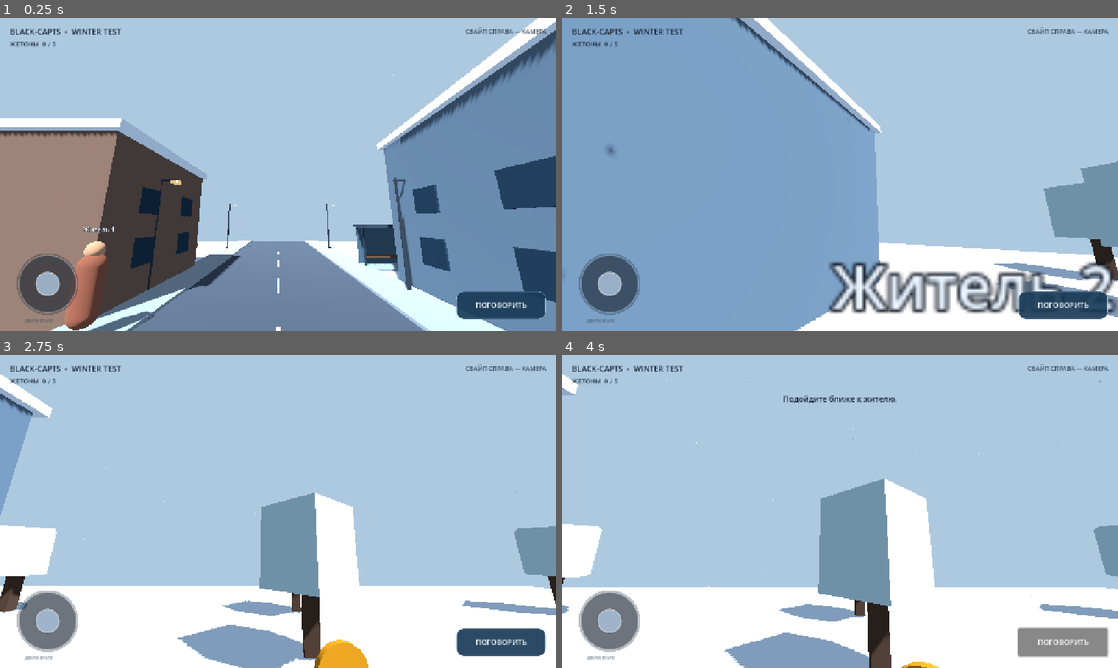
Above: before the commit, frames 1-4 (two rows, left to right).
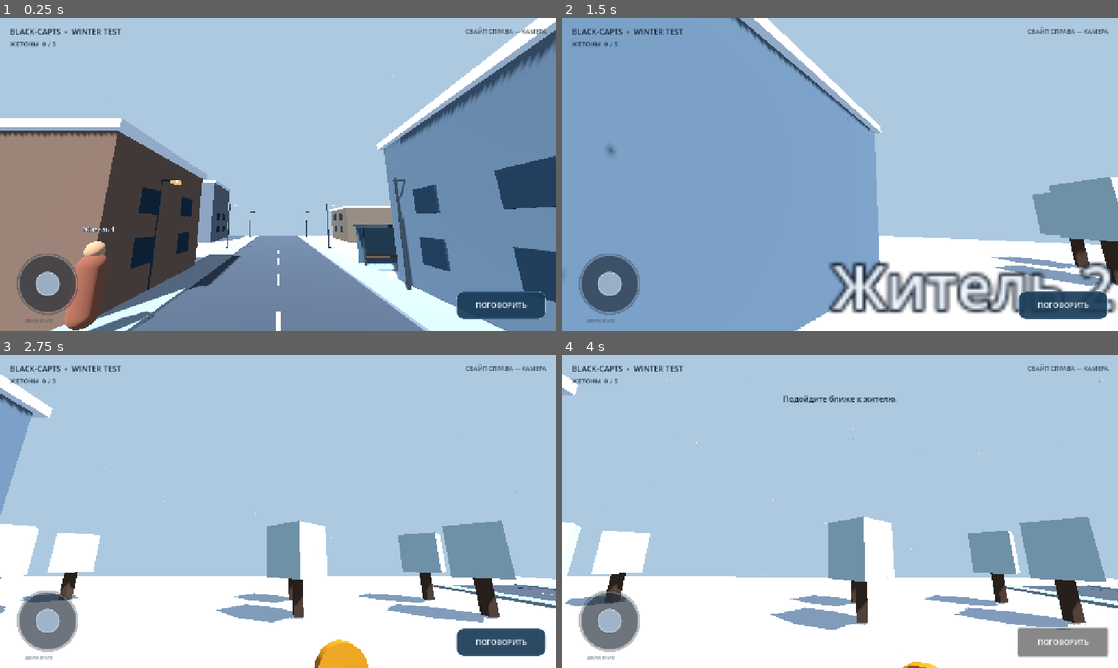
Above: after the commit, the same moments.

Repository: avioverse6-create/BLACK-CAPTS
Game: Godot game, scene res://scenes/main.tscn
Same seed, same stepped clock (60 frames per second), same inputs: the game is played once before the commit and once after it.
Inputs (mouse positions are in pixels of both pictures, inside the frame that each line leads up to):
- Up to frame 1 (0.25 s): no input
- Up to frame 2 (1.5 s): drag from (612, 284) to (895, 105) at 0.52 s; drag from (728, 190) to (812, 237) at 1.27 s
- Up to frame 3 (2.75 s): move the mouse to (333, 442) at 2.02 s; hold Right (ui_right) from 2.03 s (still down)
- Up to frame 4 (4 s): release Right (ui_right) at 2.75 s; drag from (812, 574) to (673, 464) at 2.77 s; click "ПОГОВОРИТЬ" at 3.5 s

The runs differ from the first frame. In frame 1, 2.3% of the frame differs, in the area x 35-71%, y 51-99%; in frame 2, 3.1%; in frame 3, 18%; in frame 4, 20%, in the area x 0-100%, y 8-100%.

Commit message:
Expand winter town with second street and new buildings

Diff:
--- a/scripts/main.gd
+++ b/scripts/main.gd
@@ -60,26 +60,42 @@
     add_child(snow)
 
 func _make_map() -> void:
-    _box("Snow ground", Vector3(0, -0.35, 0), Vector3(64, 0.6, 64), Color(0.83, 0.89, 0.94))
-    _box("Main road", Vector3(0, 0.0, 0), Vector3(8, 0.08, 64), Color(0.25, 0.29, 0.34))
-    for z in range(-29, 30, 5):
-        _box("Center line dash", Vector3(0, 0.055, z), Vector3(0.12, 0.02, 2.2), Color(0.88, 0.87, 0.76))
+    _box("Snow ground", Vector3(0, -0.35, 0), Vector3(88, 0.6, 88), Color(0.83, 0.89, 0.94))
+
+    # Main north-south avenue.
+    _box("Main road", Vector3(0, 0.0, 0), Vector3(8, 0.08, 88), Color(0.25, 0.29, 0.34))
+    for z in range(-40, 41, 5):
+        _box("Main center line dash", Vector3(0, 0.055, z), Vector3(0.12, 0.02, 2.2), Color(0.88, 0.87, 0.76))
+    _box("West sidewalk", Vector3(-5.0, 0.06, 0), Vector3(2.0, 0.18, 88), Color(0.54, 0.59, 0.64))
+    _box("East sidewalk", Vector3(5.0, 0.06, 0), Vector3(2.0, 0.18, 88), Color(0.54, 0.59, 0.64))
+
+    # A second street creates a real four-way junction and opens a new block.
+    _box("South district road", Vector3(0, 0.0, 27), Vector3(64, 0.08, 7), Color(0.25, 0.29, 0.34))
+    for x in range(-29, 30, 5):
+        _box("District center line dash", Vector3(x, 0.055, 27), Vector3(2.2, 0.02, 0.12), Color(0.88, 0.87, 0.76))
+    _box("District north sidewalk", Vector3(0, 0.06, 22.8), Vector3(64, 0.18, 1.4), Color(0.54, 0.59, 0.64))
+    _box("District south sidewalk", Vector3(0, 0.06, 31.2), Vector3(64, 0.18, 1.4), Color(0.54, 0.59, 0.64))
     for x in range(-3, 4):
-        _box("Crosswalk stripe", Vector3(x * 0.9, 0.06, -2.0), Vector3(0.58, 0.025, 2.8), Color(0.91, 0.93, 0.94))
-    _box("West sidewalk", Vector3(-5.0, 0.06, 0), Vector3(2.0, 0.18, 64), Color(0.54, 0.59, 0.64))
-    _box("East sidewalk", Vector3(5.0, 0.06, 0), Vector3(2.0, 0.18, 64), Color(0.54, 0.59, 0.64))
+        _box("Main crosswalk stripe", Vector3(x * 0.9, 0.06, -2.0), Vector3(0.58, 0.025, 2.8), Color(0.91, 0.93, 0.94))
+        _box("District crosswalk stripe", Vector3(x * 0.9, 0.06, 27.0), Vector3(0.58, 0.025, 2.5), Color(0.91, 0.93, 0.94))
 
     _building("Cabin", Vector3(-10, 0, -9), Vector3(9, 6, 8), Color(0.43, 0.34, 0.29))
     _building("Shop", Vector3(11, 0, -5), Vector3(10, 7, 9), Color(0.34, 0.42, 0.49))
     _building("House", Vector3(-11, 0, 12), Vector3(8, 5, 8), Color(0.48, 0.43, 0.37))
-
-    for x in [-22.0, -17.0, 17.0, 22.0]:
-        for z in [-20.0, -7.0, 8.0, 22.0]:
+    _building("North apartment", Vector3(-15, 0, -35), Vector3(10, 9, 10), Color(0.39, 0.43, 0.48))
+    _building("North garage", Vector3(15, 0, -35), Vector3(9, 5, 9), Color(0.42, 0.37, 0.32))
+    _building("South house", Vector3(-15, 0, 38), Vector3(10, 6, 9), Color(0.47, 0.39, 0.32))
+    _building("South workshop", Vector3(15, 0, 38), Vector3(11, 6, 9), Color(0.34, 0.40, 0.43))
+
+    for x in [-25.0, -21.0, 21.0, 25.0]:
+        for z in [-20.0, -7.0, 8.0, 17.0, 37.0]:
             _tree(Vector3(x, 0, z))
 
     for side in [-1.0, 1.0]:
-        for z in [-22.0, -8.0, 8.0, 22.0]:
+        for z in [-40.0, -22.0, -8.0, 8.0, 18.0, 38.0]:
             _street_lamp(Vector3(side * 5.55, 0, z))
+    for x in [-28.0, -14.0, 14.0, 28.0]:
+        _street_lamp(Vector3(x, 0, 32.2))
     _bus_stop()
 
 func _box(label: String, at: Vector3, size: Vector3, color: Color) -> MeshInstance3D:
